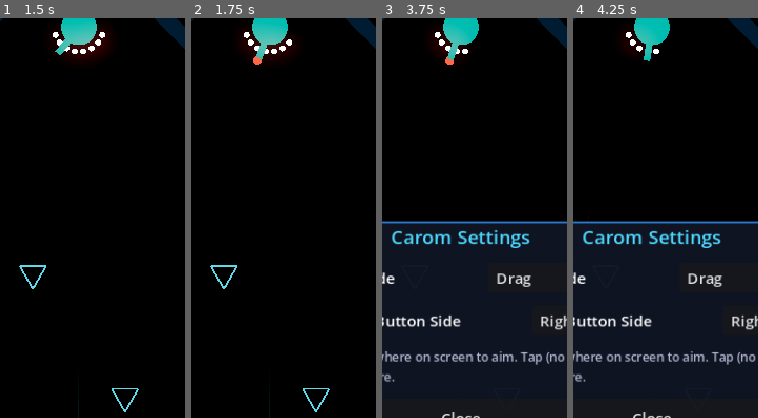
Above: before the commit, frames 1-4 (left to right).
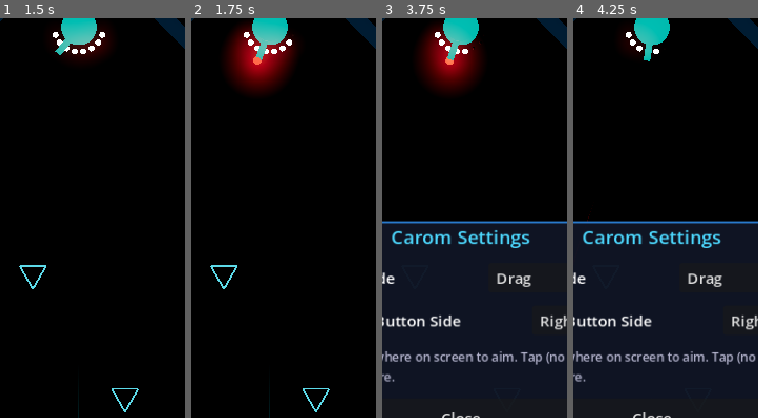
Above: after the commit, the same moments.

Repository: mchambers-mojang/sweet-vinegar-games
Game: Godot game, scene res://carom/scenes/carom_arena.tscn
Two runs of this game, one before a commit and one after it. Both use one fixed random seed, a clock stepped at 60 frames per second and the inputs below. This scene is started directly instead of the project's main scene.
Inputs (mouse positions are % of the whole screen's width and height, from its top left):
- Up to frame 1 (1.5 s): click (8, 4) at 0.5 s; click "Resume" at 1.25 s
- Up to frame 2 (1.75 s): no input
- Up to frame 3 (3.75 s): click (93, 4) at 2 s; click "Drag" at 2.75 s; click "Right" at 3.5 s
- Up to frame 4 (4.25 s): no input
The pictures show only the part of the screen within x 29-79%, y 10-60%; the shares and areas given below are measured in that part.

Frame 1 is identical in both runs. In frame 2, 3.9% of the frame differs, in the area x 18-56%, y 2-19%; in frame 3, 3.6%; in frame 4, nothing differs.

Commit message:
feat(carom): add muzzle flash OmniLight3D burst on turret fire

Diff:
--- a/carom/scripts/effects/carom_effects_controller.gd
+++ b/carom/scripts/effects/carom_effects_controller.gd
@@ -45,6 +45,9 @@
 
 
 func _on_projectile_fired(projectile: CaromProjectile, color: Color) -> void:
+	# Muzzle flash at the barrel tip
+	CaromMuzzleFlash.spawn(projectile.global_position, color, get_tree().current_scene)
+
 	# Attach ribbon trail
 	var trail := CaromProjectileTrail.new()
 	trail.attach(projectile, color)
--- /dev/null
+++ b/carom/scripts/effects/carom_muzzle_flash.gd
@@ -0,0 +1,29 @@
+class_name CaromMuzzleFlash
+extends Node3D
+
+## Brief team-colored OmniLight3D burst at the turret barrel tip.
+## Spawned once per shot via spawn(); self-destructs after the flash fades.
+
+const FLASH_DURATION: float = 0.1
+const FLASH_ENERGY: float = 8.0
+const FLASH_RANGE: float = 1.5
+
+
+## Spawn a muzzle flash at the given world position with the given team color.
+static func spawn(pos: Vector3, color: Color, parent: Node) -> void:
+	var flash := CaromMuzzleFlash.new()
+	parent.add_child(flash)
+	flash.global_position = pos
+	flash._begin(color)
+
+
+func _begin(color: Color) -> void:
+	var light := OmniLight3D.new()
+	light.light_color = color
+	light.light_energy = FLASH_ENERGY
+	light.omni_range = FLASH_RANGE
+	add_child(light)
+
+	var tween := create_tween()
+	tween.tween_property(light, "light_energy", 0.0, FLASH_DURATION)
+	tween.tween_callback(queue_free)
